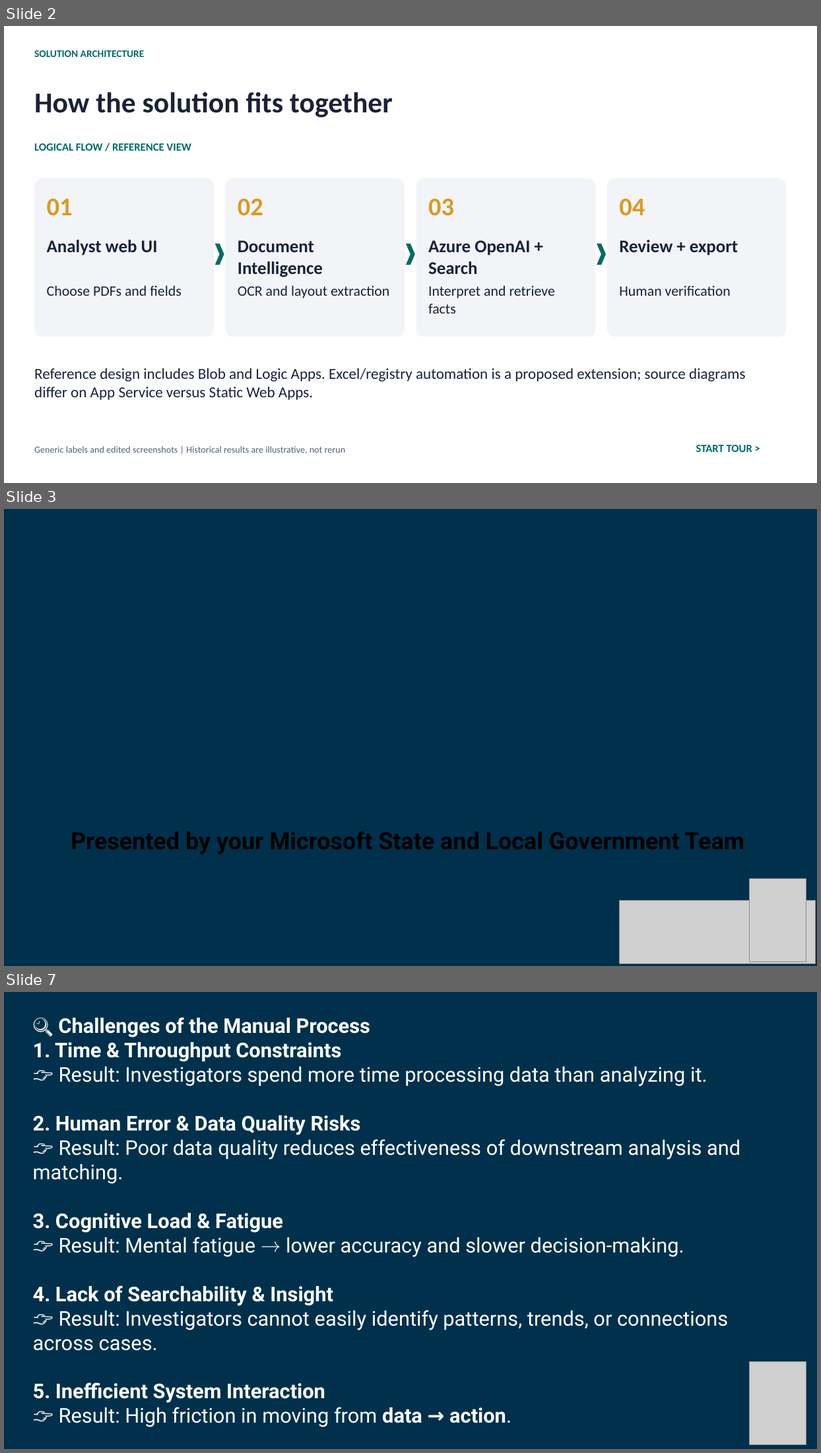
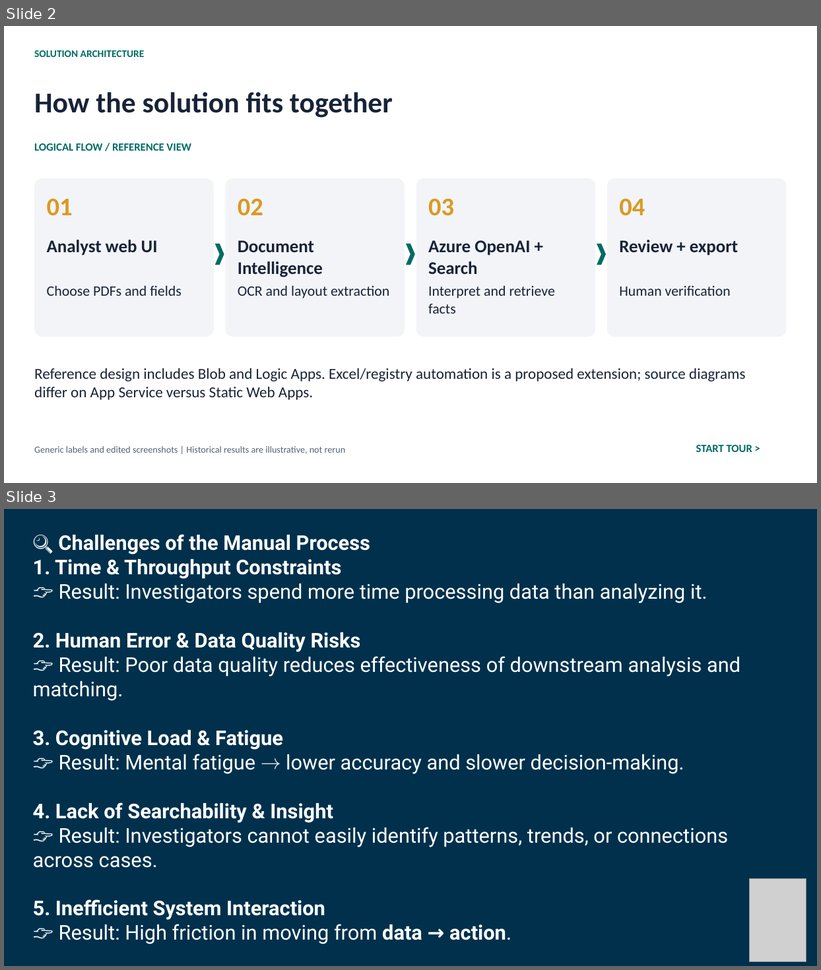
Before and after one commit to JohnStraumann94/johnstraumann94.github.io, a slide deck: demos/CaseDocumentExtraction_ClickThroughDemo.pptx. Shown one above the other, each under a label of ours: slides 2, 3 and 7 before the commit, slides 2 and 3 after it; the slides between them are not shown. The pictures are 821x1453 and 821x970 pixels, drawn with LibreOffice and Linux fonts; fonts in the diff are those of the drawing; grey boxes stand for pictures; background and template pictures are left out. Boxes give left, top, right and bottom in pixels: in the first picture for what was removed or moved away, otherwise in the second. Text is boxed around its words. In the diff, an @@ line names an element or a change of style, - is before the commit and + after.

```diff
--- a/demos/CaseDocumentExtraction_ClickThroughDemo.pptx
+++ b/demos/CaseDocumentExtraction_ClickThroughDemo.pptx
@@ slide 3 removed at [4,509,817,966], background picture (left out) @@
@@ text removed at [71,832,744,855] @@
-Presented by your Microsoft State and Local Government Team
@@ picture removed at [749,879,806,962] @@
@@ picture removed at [620,900,816,964] @@
@@ what was slide 7 is now slide 3 @@
```
Also in this commit, not shown: 3 other slides removed, 2 other files.
